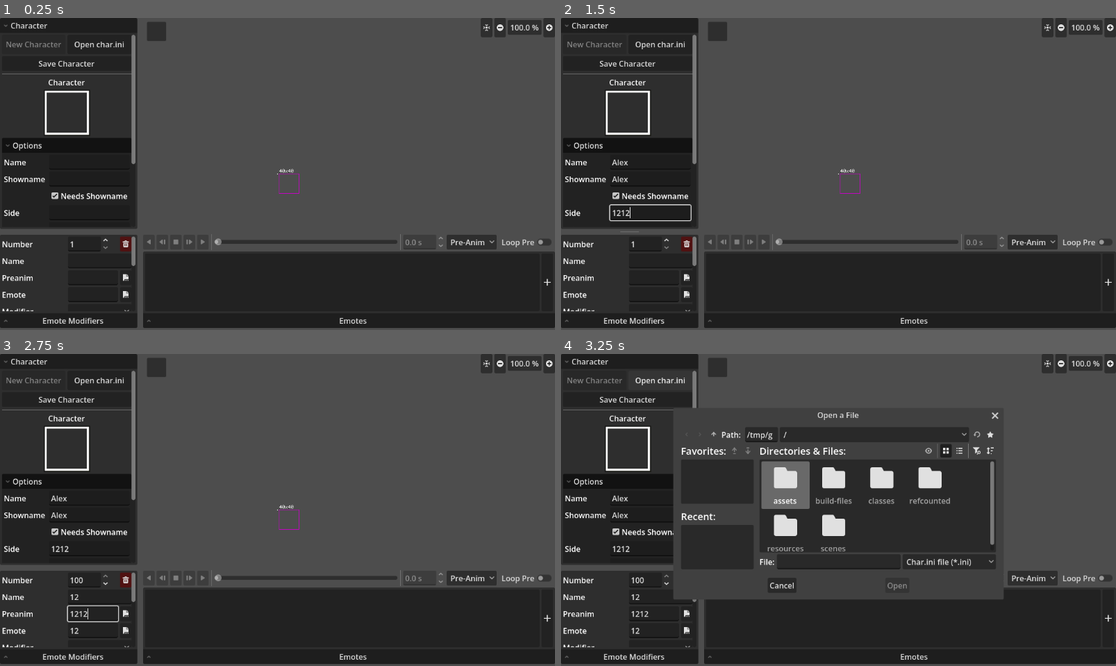
Above: before the commit, frames 1-4 (two rows, left to right).
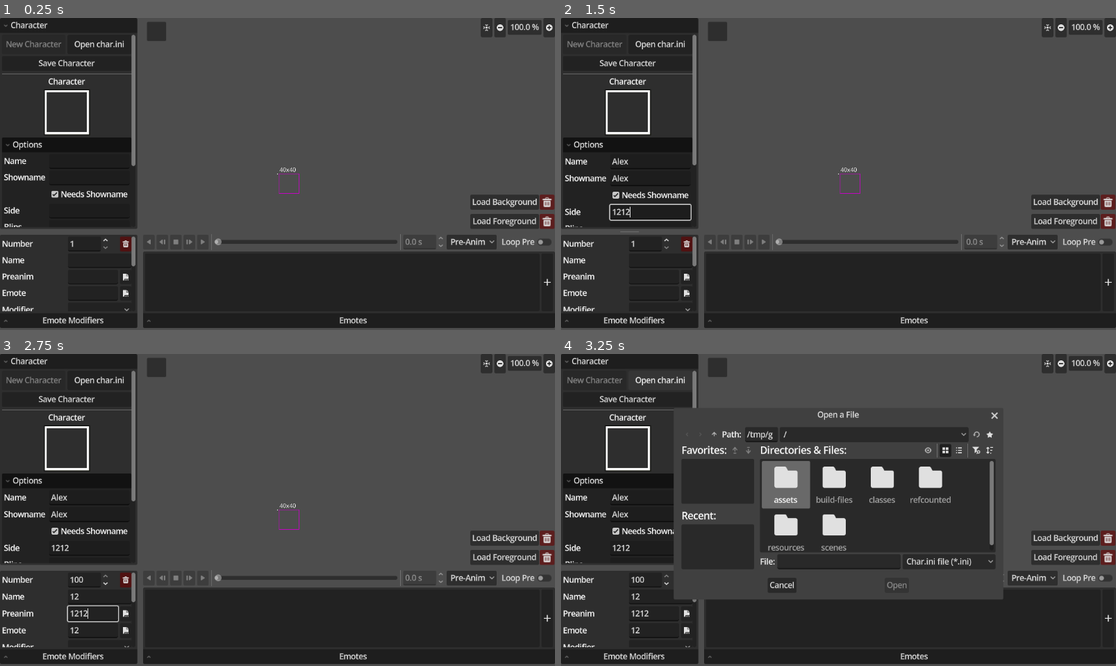
Above: after the commit, the same moments.

Repository: Crystalwarrior/KFO-CharMaker
Game: Godot game, scene res://scenes/main.tscn
Two runs of this game, one before a commit and one after it. Both use one fixed random seed, a clock stepped at 60 frames per second and the inputs below.
Inputs (mouse positions are in pixels of both pictures, inside the frame that each line leads up to):
- Up to frame 1 (0.25 s): no input
- Up to frame 2 (1.5 s): click (649, 161) at 0.52 s; type "Alex" at 0.6 s; click (649, 180) at 0.75 s; type "Alex" at 0.83 s; click (649, 211) at 0.98 s; type "12" at 1.07 s; click (649, 230) at 1.27 s; type "12" at 1.35 s
- Up to frame 3 (2.75 s): click (88, 581) at 1.5 s; type "12" at 1.58 s; click (88, 600) at 1.73 s; type "12" at 1.82 s; click (88, 616) at 2.02 s; type "12" at 2.1 s; click (88, 631) at 2.25 s; type "12" at 2.33 s; click (94, 612) at 2.48 s; type "12" at 2.57 s
- Up to frame 4 (3.25 s): click "Open char.ini" at 2.75 s

The runs differ from the first frame. In frame 1, 3.1% of the frame differs, in the area x 0-100%, y 1-98%; in frame 2, 3.3%; in frame 3, 3.1%; in frame 4, 4.9%.
Error in both runs: Invalid assignment of property or key 'char_name' with value of type 'String' on a base object of type 'Nil'. (res://scenes/char_converter.gd:247)

Commit message:
Fix subpixel movements for the crop zone Use better font settings for the size label, don't use custom font

Diff:
--- a/project.godot
+++ b/project.godot
@@ -18,6 +18,8 @@
 [gui]
 
 timers/tooltip_delay_sec=0.25
+theme/default_font_multichannel_signed_distance_field=true
+theme/default_font_generate_mipmaps=true
 
 [input]
 
--- a/scenes/button_cropper.gd
+++ b/scenes/button_cropper.gd
@@ -38,7 +38,7 @@
 	if event is InputEventMouseButton and event.button_index == MOUSE_BUTTON_LEFT:
 		if event.pressed:
 			dragging = true
-			drag_start_global = get_global_mouse_position()
+			drag_start_global = get_global_mouse_position().round()
 			initial_global_pos = global_position
 			initial_size = size
 			drag_mode = _detect_mode(event.position)[0]
@@ -74,7 +74,7 @@
 
 func _handle_drag() -> void:
 	if drag_mode == DragMode.MOVE:
-		global_position = initial_global_pos + (get_global_mouse_position() - drag_start_global)
+		global_position = initial_global_pos + (get_global_mouse_position() - drag_start_global).round()
 		return
 
 	var delta = get_global_mouse_position() - drag_start_global
@@ -104,8 +104,11 @@
 	elif drag_mode in _VERTICAL_EDGE_MODES:
 		adjust_x -= (new_w - initial_size.x) / 2.0
 
-	global_position = Vector2(initial_global_pos.x + adjust_x, initial_global_pos.y + adjust_y).round()
-	size = Vector2(new_w, new_h).round()
+	global_position = Vector2(initial_global_pos.x + adjust_x, initial_global_pos.y + adjust_y)
+	size = Vector2(new_w, new_h)
+
+	global_position = global_position.round()
+	size = size.round()
 
 
 func _get_aspect_diff(raw_w: float, raw_h: float) -> float:
--- a/scenes/char_converter.tscn
+++ b/scenes/char_converter.tscn
@@ -605,7 +605,6 @@
 mouse_filter = 2
 
 [node name="ButtonImageButtons" type="Control" parent="HSplitContainer/CenterSplitContainer/ViewZone" unique_id=1414968696]
-visible = false
 layout_mode = 1
 anchors_preset = 15
 anchor_right = 1.0
--- a/scenes/main.tscn
+++ b/scenes/main.tscn
@@ -8,7 +8,6 @@
 [ext_resource type="Texture2D" uid="uid://cx1mrj8q70p7o" path="res://assets/icons/ZoomLess.svg" id="3_o6xl0"]
 [ext_resource type="Texture2D" uid="uid://bqql5tunkpnsn" path="res://assets/icons/ZoomMore.svg" id="4_tipki"]
 [ext_resource type="Script" uid="uid://c1ywb6hlblco2" path="res://scenes/button_cropper.gd" id="7_o6xl0"]
-[ext_resource type="FontFile" uid="uid://bg3pasb824cy1" path="res://assets/fonts/Habbo.ttf" id="9_85g3d"]
 
 [sub_resource type="StyleBoxFlat" id="StyleBoxFlat_tipki"]
 content_margin_left = 0.0
@@ -27,7 +26,9 @@
 expand_margin_bottom = 1.0
 
 [sub_resource type="LabelSettings" id="LabelSettings_tipki"]
-font = ExtResource("9_85g3d")
+font_size = 12
+outline_size = 4
+outline_color = Color(0, 0, 0, 1)
 
 [node name="Main" type="Node" unique_id=269323199]
 script = ExtResource("1_tipki")
@@ -175,9 +176,8 @@
 [node name="SizeLabel" type="Label" parent="ButtonCropper/ButtonCropZone" unique_id=856390590]
 unique_name_in_owner = true
 layout_mode = 0
-offset_top = -14.0
+offset_top = -17.0
 offset_right = 40.0
-offset_bottom = -1.0
+offset_bottom = -0.25
 text = "err"
 label_settings = SubResource("LabelSettings_tipki")
-clip_text = true
Binary file removed: assets/fonts/Habbo.ttf
Not shown, removed: assets/fonts/Habbo.ttf.import
